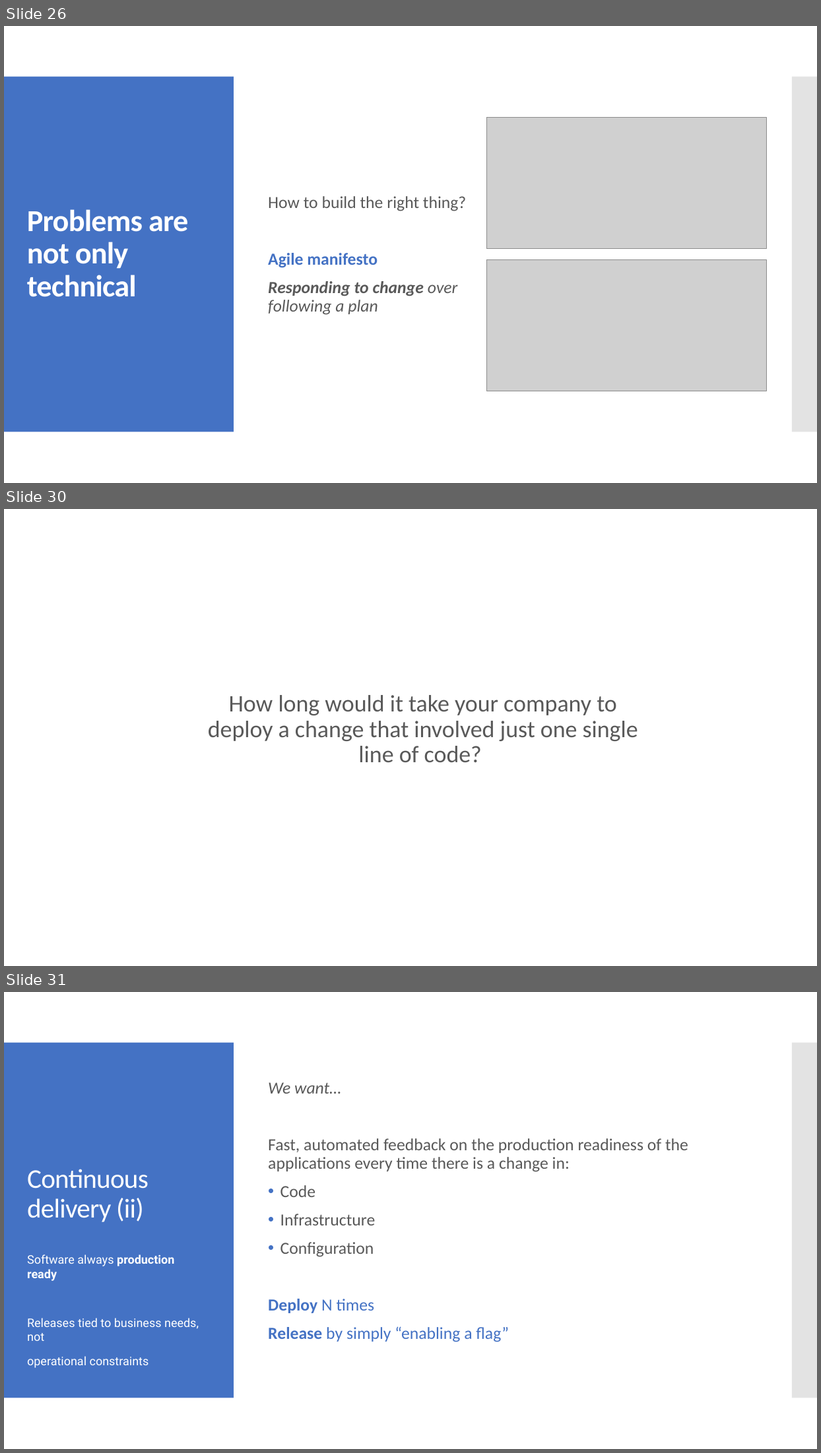
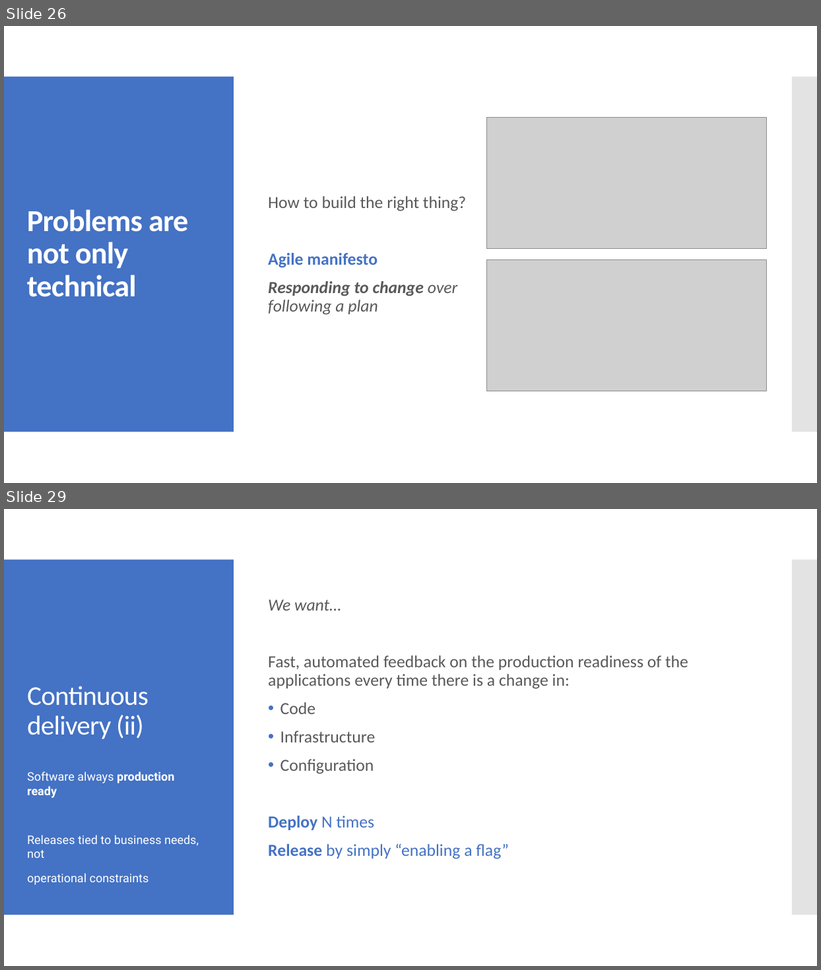
Before and after one commit to milodotnet/bootcamp, a slide deck: Bootcamp-ContinuousDelivery.pptx. Shown one above the other, each under a label of ours: slides 26, 30 and 31 before the commit, slides 26 and 29 after it; the slides between them are not shown. The pictures are 821x1453 and 821x970 pixels, drawn with LibreOffice and Linux fonts; fonts in the diff are those of the drawing; grey boxes stand for pictures. Boxes give left, top, right and bottom in pixels: in the first picture for what was removed or moved away, otherwise in the second. Text is boxed around its words. In the diff, an @@ line names an element or a change of style, - is before the commit and + after.

```diff
--- a/Bootcamp-ContinuousDelivery.pptx
+++ b/Bootcamp-ContinuousDelivery.pptx
@@ slide 30 removed at box(4, 509, 817, 966), background #FFFFFF @@
@@ text removed at box(208, 695, 638, 762) @@
-How long would it take your company to deploy a change that involved just one single line of code?
@@ what was slide 31 is now slide 29 @@
```
Also in this commit, not shown: 3 slides changed, 1 other slide removed.
